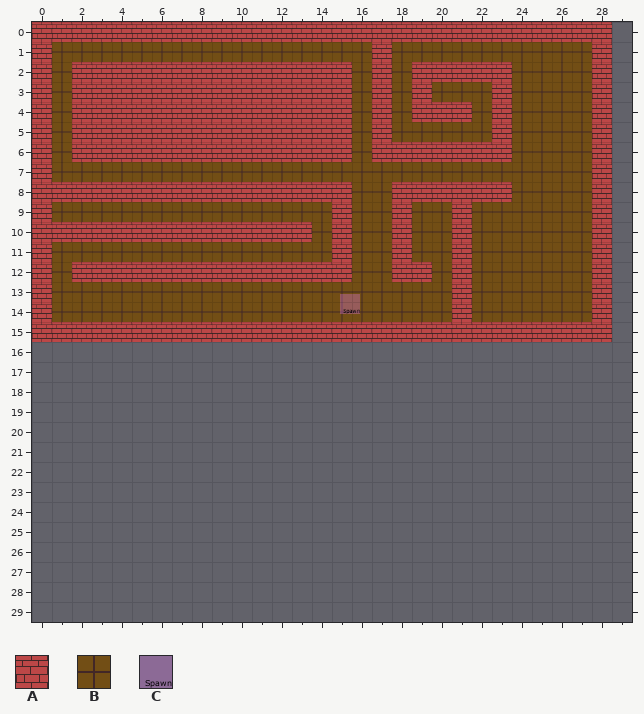
Two versions of a level (Tiled map, SCollector/SCollector/assets/maps/new.tmx). The first picture shows the starting point.
Cells are 32x32 px. Shown: x 0..29, y 0..29. The old version is drawn lined up with the new one.
Key: from "Collision": A 1, B 2; from "Object": C 0 "spawn".
_ is an empty cell, # one hidden under a higher layer.
Objects are placed by their top-left corner, in cells (3,4 is the top-left corner of cell 3,4); size is 1x1 cell unless given.
Layer "Background" before, first column x 0:
 8 ################BB######BBBB#_
 9 #BBBBBBBBBBBBBB#BB#BB#BBBBBB#_
10 ##############B#BB#BB#BBBBBB#_
11 #BBBBBBBBBBBBBB#BB#BB#BBBBBB#_
12 #B##############BB##B#BBBBBB#_
13 #BBBBBBBBBBBBBBBBBBBB#BBBBBB#_
14 #BBBBBBBBBBBBBBBBBBBB#BBBBBB#_
15 #############################_
16 ______________________________
17 ______________________________
18 ______________________________
19 ______________________________
20 ______________________________
21 ______________________________
22 ______________________________
23 ______________________________
24 ______________________________
25 ______________________________
26 ______________________________
27 ______________________________
28 ______________________________
29 ______________________________
Layer "Collision" before, first column x 0:
 0 AAAAAAAAAAAAAAAAAAAAAAAAAAAAA_
 1 A________________A__________A_
 2 A_AAAAAAAAAAAAAA_A_AAAAA____A_
 3 A_AAAAAAAAAAAAAA_A_A___A____A_
 4 A_AAAAAAAAAAAAAA_A_AAA_A____A_
 5 A_AAAAAAAAAAAAAA_A_____A____A_
 6 A_AAAAAAAAAAAAAA_AAAAAAA____A_
 7 A___________________________A_
 8 AAAAAAAAAAAAAAAA__AAAAAA____A_
 9 A______________A__A__A______A_
10 AAAAAAAAAAAAAA_A__A__A______A_
11 A______________A__A__A______A_
12 A_AAAAAAAAAAAAAA__AA_A______A_
13 A____________________A______A_
14 A____________________A______A_
15 AAAAAAAAAAAAAAAAAAAAAAAAAAAAA_
16 ______________________________
17 ______________________________
18 ______________________________
19 ______________________________
20 ______________________________
21 ______________________________
22 ______________________________
23 ______________________________
24 ______________________________
25 ______________________________
26 ______________________________
27 ______________________________
28 ______________________________
29 ______________________________
Objects on layer "Object Layer 1" before:
C "Spawn" at 15.4,13.6
Now the later version:
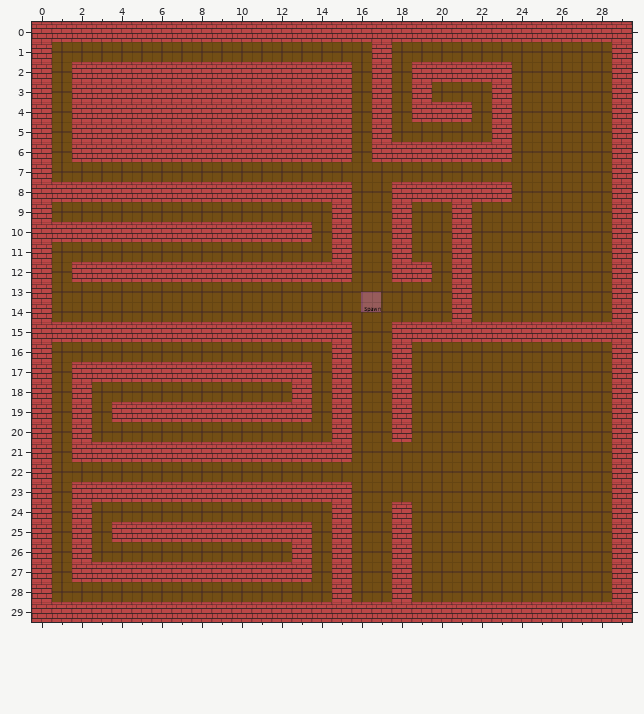
From old to new:
map size 29x16 -> 30x30 cells
Layer "Background":
Tile B is added in row 16 at x 1 to 14, 16 to 17 and 19 to 28; in row 17 at x 1, 14, 16 to 17 and 19 to 28; in row 18 at x 1, 3 to 12, 14, 16 to 17 and 19 to 28; in row 19 at x 1, 3, 14, 16 to 17 and 19 to 28; in row 20 at x 1, 3 to 14, 16 to 17 and 19 to 28; in row 21 at x 1 and 16 to 28.
Tile B is added in row 22 at x 1 to 28; in row 23 at x 1 and 16 to 28; in row 24 at x 1, 3 to 14, 16 to 17 and 19 to 28; in row 25 at x 1, 3, 14, 16 to 17 and 19 to 28; in row 26 at x 1, 3 to 12, 14, 16 to 17 and 19 to 28; in row 27 at x 1, 14, 16 to 17 and 19 to 28.
Tile B is added in row 28 at x 1 to 14, 16 to 17 and 19 to 28.
Layer "Collision":
Tile A is added in rows 0 to 15 at x 29; in row 16 at x 0, 15, 18 and 29; in row 17 at x 0, 2 to 13, 15, 18 and 29; in row 18 at x 0, 2, 13, 15, 18 and 29; in row 19 at x 0, 2, 4 to 13, 15, 18 and 29; in row 20 at x 0, 2, 15, 18 and 29.
Tile A is added in row 21 at x 0, 2 to 15 and 29; in row 22 at x 0 and 29; in row 23 at x 0, 2 to 15 and 29; in row 24 at x 0, 2, 15, 18 and 29; in row 25 at x 0, 2, 4 to 13, 15, 18 and 29; in row 26 at x 0, 2, 13, 15, 18 and 29.
Tile A is added in row 27 at x 0, 2 to 13, 15, 18 and 29; in row 28 at x 0, 15, 18 and 29; in row 29 at x 0 to 29.
Tile A is gone in rows 1 to 14 at x 28; in row 15 at x 16 to 17.
Layer "Object Layer 1":
Object C "Spawn" at 15.4,13.6 becomes C "Spawn" at 16.5,13.5.
Boxes around the changes in both pictures, in picture pixels (x1, y1, x2, y2):
changed: (32, 22, 632, 622)
